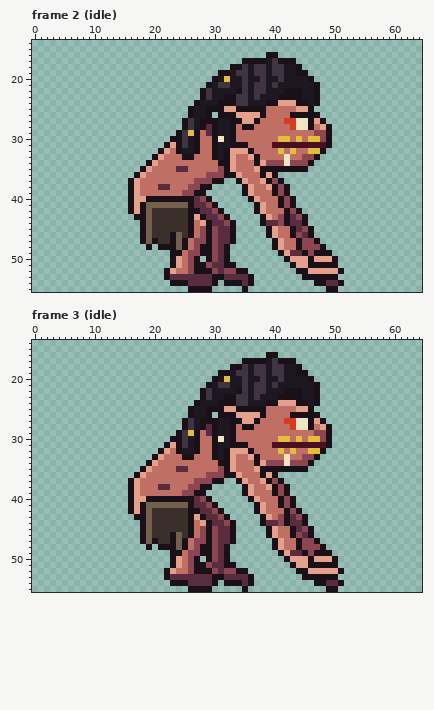
Pixel-art file: assets/source/characters/troglodyte/trog_01.ase. The picture above was drawn from the file before the commit.
80x56 pixels, 16 frames. Shown: frame 2 (idle): x 0..64, y 14..55; frame 3 (idle): x 0..64, y 14..55. The commit also changed other frames, which this record leaves out.
The result:
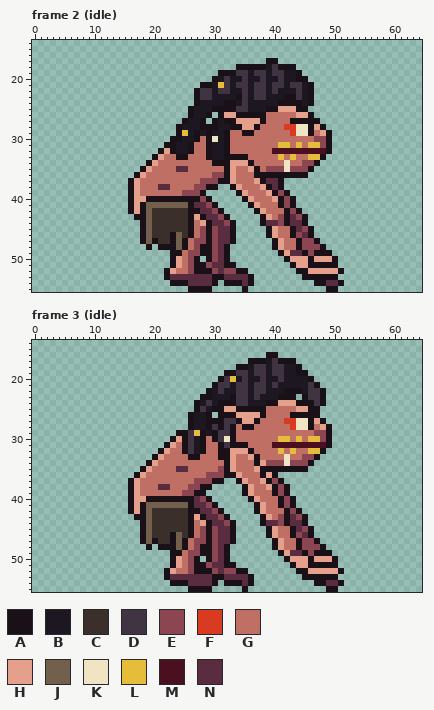
Palette (. is transparent): A #1a1017  B #1d1721  C #3b2f2c  D #403442  E #8c4651  F #d83a22  G #bf6f64  H #e5a08c  J #72604d  K #efe4c4  L #e6bd3a  M #4a1020  N #5a2c3f
The exact change:
Changed rows in their new state; - is an unchanged pixel.
Frame 2 (idle):
first column x 23:
16 ----------------..---------
17 ------------....AA...------
18 ----------.-AAAA--AAA.-----
19 ----------A-----------.----
20 ---------D-----------AA.---
21 -----A--L--D------D-DD-A.--
22 ----AD--DD-B-----D-BBD-A.--
23 ----AD---BBA---D--B--D-A.--
24 --------B--B----BBAAA-BA.--
25 ------B--AADDBBBAAHHHAA.---
26 ---------HHAAAA-----GHH-.--
27 ---B--.--A-H--HA---GAAA-A.-
28 -ABB--A----AHHA----F----HA.
29 --LB-BAB-AG-AA------FKKAGH-
30 --B---AKBAG-------GG-G-GE--
31 ABBAG-AB-AGGG----GLLGLGLLE-
32 AB-AG-AB--GGGG---MMMMMMMMMA
33 -A-G--AB--AAAGG---LGL-GLLA-
34 -------A---HHAGGGGG-GG-EA--
35 --------G----HAGEEEKEEEA---
36 ------G---HG--A-A-AAAAA----
37 ----G--E-AHGG-HANN---------
38 ---G-E-A--AHGG-HANA.-------
39 ----E------AHG--H----------
40 ----A-------AHG--H---------
41 -------------AHG-----------
Frame 3 (idle):
first column x 24:
17 -----------.-------------
18 ---------.-A-------------
19 -------.-A---------------
20 ------.ADL---------------
21 -----.A---D-----------D--
22 ----.A-D--D-----------DDA
23 -----A--B-----------.ADDA
24 -----D----------------ADA
25 --.ADB-----------------A-
27 -.A-B--ADD---------------
28 -.A-BADAD----------------
29 -ADLAB-DD----------------
30 HADBA--DK----------------
31 GADBA-GAD----------------
32 GADBA-GA-----------------
33 -G-A--GA-----------------
34 -------G-----------------
Changed places in both pictures, as pixel boxes (x1, y1, x2, y2):
changed: (170, 52, 332, 208)
changed: (176, 358, 248, 466)
changed: (296, 382, 326, 412)
